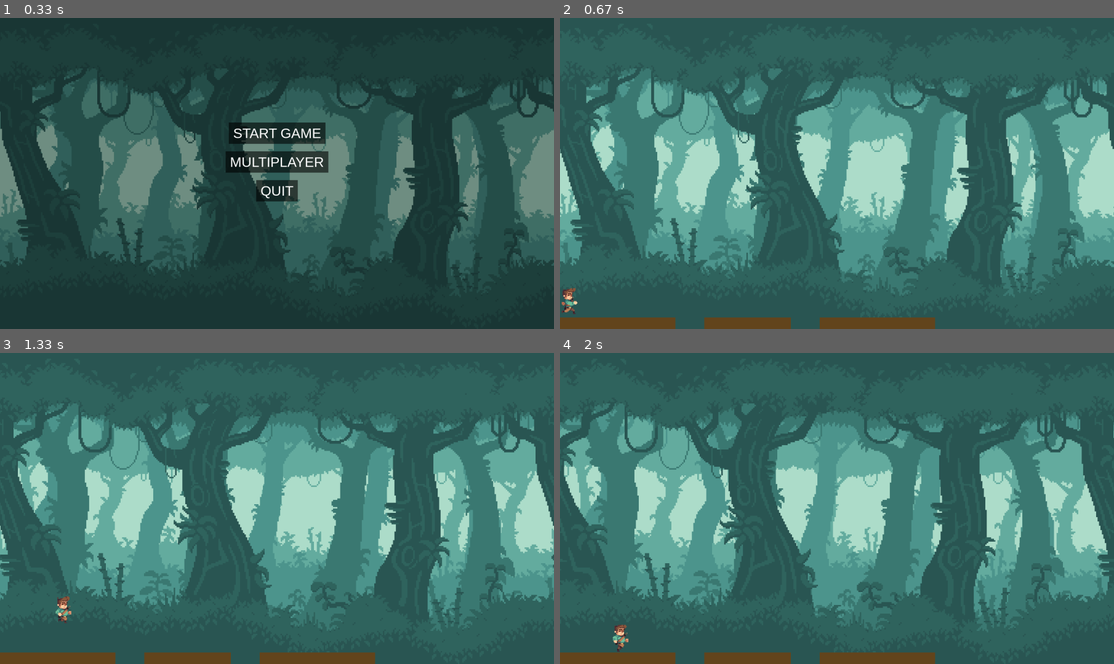
Above: before the commit, frames 1-4 (two rows, left to right).
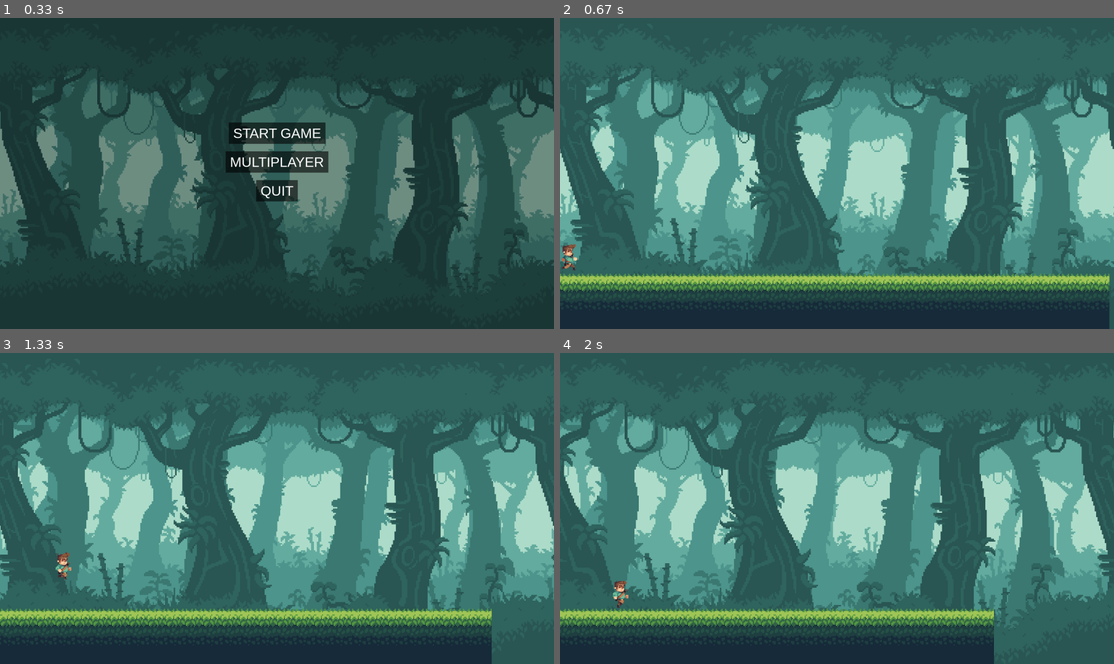
Above: after the commit, the same moments.

Repository: PyroJet1/Pygame-Multiplayer-Endless-Scroller
Game: pygame game, started from __main__.py
The game is run twice, just before and just after one commit, with the same random seed, the same clock (stepped at 60 frames per second) and the same inputs.
Inputs:
- Up to frame 1 (0.33 s): no input
- Up to frame 2 (0.67 s): click "START GAME" at 0.38 s
- Up to frame 3 (1.33 s): hold D 0.67-1.13 s; hold D from 1.17 s (still down); tap Space at 1.23 s
- Up to frame 4 (2 s): tap Space at 1.53, 1.73 s; release D at 1.63 s; hold A from 1.67 s (still down)

Frame 1 is identical in both runs. In frame 2, 14% of the frame differs, in the area x 0-100%, y 72-100%; in frame 3, 13%; in frame 4, 11%.

Commit message:
ground works but is not procedurally generating, however it does move to the left

Diff:
--- a/game.py
+++ b/game.py
@@ -1,6 +1,7 @@
 import pygame
 from background import Background
 from player import Player
+from world import World
 
 class Game:
     def __init__(self):
@@ -15,6 +16,7 @@
        pygame.display.set_caption("GAME NAME GOES HERE")
        self.background = Background(screen)
        self.player = Player(screen)
+       self.world = World(screen)
 
     def run_game(self):
 
@@ -23,19 +25,26 @@
             self.background.create_parallax(dt)
 
             # Define ground with gaps
-            ground_segments = [
-                pygame.Rect(0, self.SCREEN_HEIGHT - 40, 400, 40),
-                pygame.Rect(500, self.SCREEN_HEIGHT - 40, 300, 40),
-                pygame.Rect(900, self.SCREEN_HEIGHT - 40, 400, 40),
-            ]
-            # Draw ground segments
-            for segment in ground_segments:
-                pygame.draw.rect(self.screen, (100, 70, 30), segment)
-            self.player.movement(ground_segments)
+            # ground_segments = [
+            #     pygame.Rect(0, self.SCREEN_HEIGHT - 40, 400, 40),
+            #     pygame.Rect(500, self.SCREEN_HEIGHT - 40, 300, 40),
+            #     pygame.Rect(900, self.SCREEN_HEIGHT - 40, 400, 40),
+            # ]
+            #
+            #
+            # # Draw ground segments
+            # for segment in ground_segments:
+            #     pygame.draw.rect(self.screen, (100, 70, 30), segment)
+            # self.player.movement(ground_segments)
+
+            ground_rects = [tile.rect for tile in self.world.ground_sprites]
+            self.player.movement(ground_rects)
 
             for event in pygame.event.get():
                 if event.type == pygame.QUIT:
                     self.run = False
+
+            self.world.world_run()
 
             pygame.display.update()
 
--- a/spritesheet.py
+++ b/spritesheet.py
@@ -1,6 +1,6 @@
 import pygame
 
-class Spritesheet():
+class Spritesheet:
 
     def __init__(self, image):
         self.sprite_sheet = image
@@ -10,5 +10,4 @@
         image.blit(self.sprite_sheet, (0, 0), ((frame * width),0, width, height))
         image = pygame.transform.scale(image, (width * scale, height * scale))
         image.set_colorkey((0, 0, 0))
-
         return image
--- /dev/null
+++ b/tile.py
@@ -0,0 +1,13 @@
+import pygame
+
+class Tile(pygame.sprite.Sprite):
+    def __init__(self, image, x, y, speed):
+        super().__init__()
+        self.image = image
+        self.rect = self.image.get_rect(topleft=(x, y))
+        self.speed = speed
+
+    def update(self, *args):
+        self.rect.x -= self.speed
+        if self.rect.right < 0:
+            self.kill()
--- /dev/null
+++ b/world.py
@@ -0,0 +1,46 @@
+import pygame
+from tile import Tile
+
+class World:
+    def __init__(self, screen):
+        self.screen = screen
+        grass = pygame.image.load("jungle-tileset/Grass1.png").convert_alpha()
+        self.Grass = pygame.transform.scale(grass, (64,64))
+        mud = pygame.image.load("jungle-tileset/mud.png").convert_alpha()
+        self.Mud = pygame.transform.scale(mud,(64,64))
+        deep= pygame.image.load("jungle-tileset/deepmud.png").convert_alpha()
+        self.Deep = pygame.transform.scale(deep,(64,64))
+        self.TILE_W, self.TILE_H = self.Grass.get_size()
+        self.ground_sprites = pygame.sprite.Group()
+        self.spawn_x = 0
+        self.GROUND_SPEED = 5
+
+
+
+    def spawn_ground(self, column_group, spawn_x, speed, screen_height):
+        # vertical positions: top of grass layer
+        deep_y = screen_height - self.TILE_H
+        mud_y = deep_y - self.TILE_H
+        grass_y = mud_y - self.TILE_H
+
+        # create one tile of each type at (spawn_x, y)
+        column_group.add(Tile(self.Grass, spawn_x, grass_y, speed))
+        column_group.add(Tile(self.Mud, spawn_x, mud_y, speed))
+        column_group.add(Tile(self.Deep, spawn_x, deep_y, speed))
+
+        # advance spawn_x
+        return spawn_x + self.TILE_W
+
+    def world_run(self):
+        self.ground_sprites.update()
+
+        rightmost_x = 0
+        for tile in self.ground_sprites:
+            if tile.rect.right > rightmost_x:
+                rightmost_x = tile.rect.right
+
+
+        while self.spawn_x < self.screen.get_width() + self.TILE_W:
+            self.spawn_x = self.spawn_ground(self.ground_sprites, self.spawn_x, self.GROUND_SPEED, self.screen.get_height())
+
+        self.ground_sprites.draw(self.screen)
Binary file added: jungle-tileset/Grass1.png
Binary file added: jungle-tileset/Grass3.png
Binary file added: jungle-tileset/deepmud.png
Renamed: jungle tileset/jungle tileset.png -> jungle-tileset/files/jungle tileset.png
Binary file added: jungle-tileset/grass2.png
Binary file added: jungle-tileset/largetiles/TileLeftHole.png
Binary file added: jungle-tileset/largetiles/TileRightHole.png
Binary file added: jungle-tileset/largetiles/TileStraight.png
Binary file added: jungle-tileset/largetiles/TileStraight2.png
Binary file added: jungle-tileset/largetiles/TileStraight3.png
Binary file added: jungle-tileset/largetiles/TileStraight4.png
Binary file added: jungle-tileset/leftcorner.png
(and 5 more such lines)
